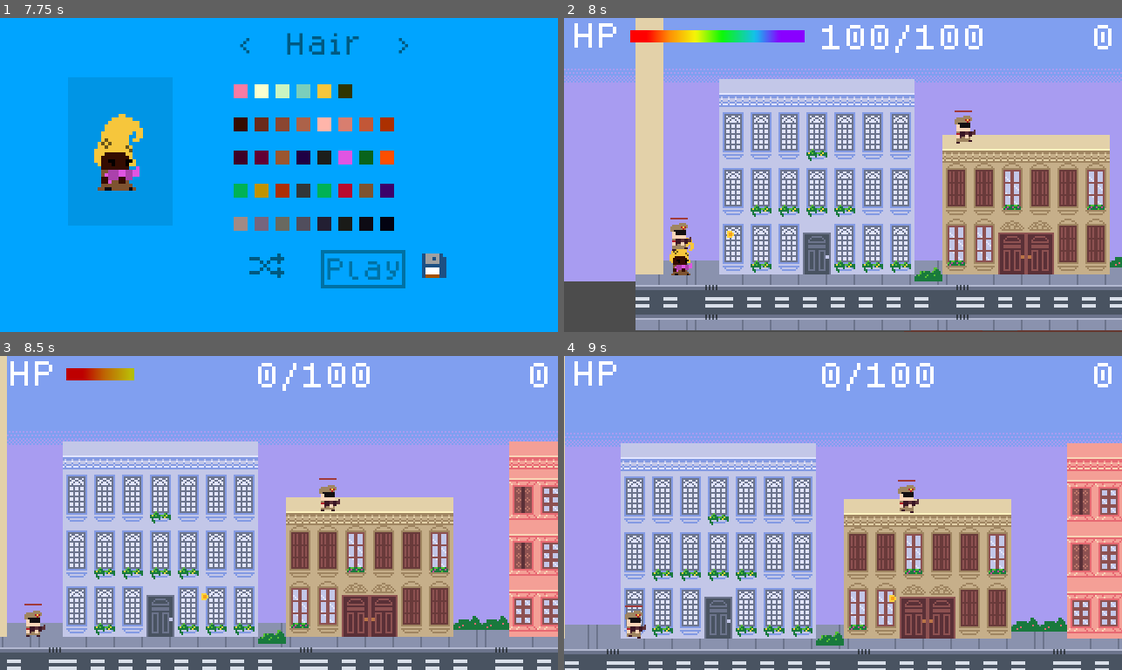
Above: before the commit, frames 1-4 (two rows, left to right).
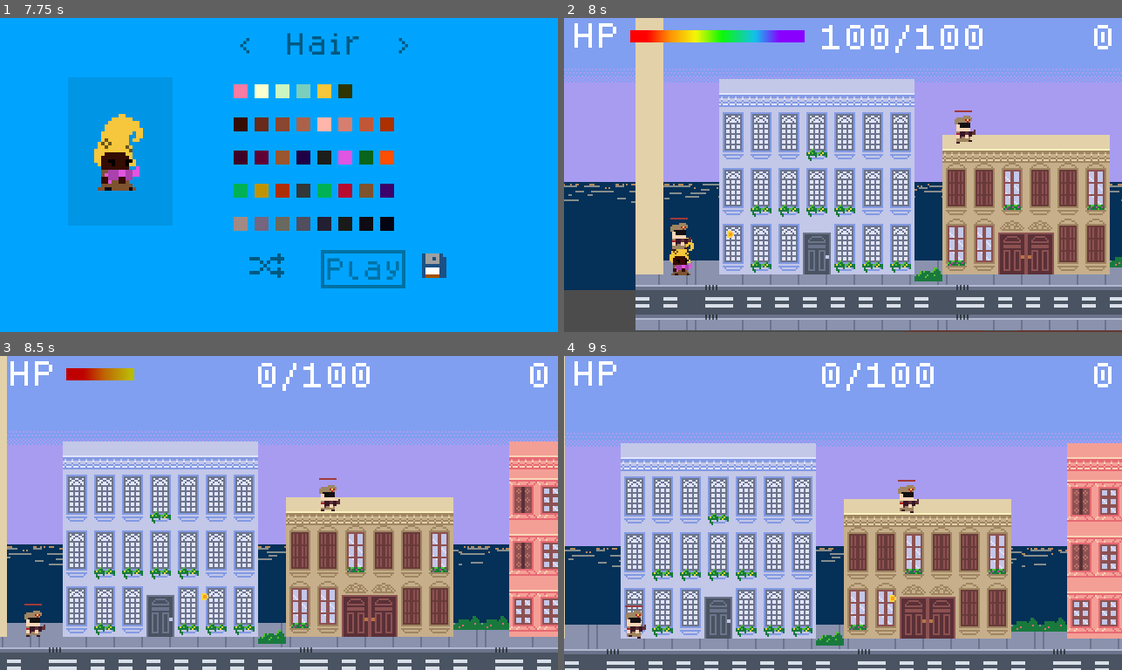
Above: after the commit, the same moments.

Repository: hamiltonromualdo/bring-ur-glam
Game: Godot game, scene res://src/UserInterface/TitleScreen.tscn
Same seed, same stepped clock (60 frames per second), same inputs: the game is played once before the commit and once after it. Sound files missing from this copy of the repository are replaced by a short silence.
Inputs (mouse positions are in pixels of both pictures, inside the frame that each line leads up to):
- Up to frame 1 (7.75 s): tap Enter at 0.5 s; move the mouse to (401, 159) at 0.52 s; hold Right (ui_right) 0.53-2.03 s; tap Space at 1.25 s; move the mouse to (167, 190) at 1.27 s; move the mouse to (334, 105) at 2.02 s; hold Left (ui_left) 2.03-2.78 s; move the mouse to (251, 237) at 2.77 s; hold Right (ui_right) 2.78-4.28 s; move the mouse to (446, 222) at 3.52 s; move the mouse to (111, 127) at 4.27 s; hold Left (ui_left) 4.28-5.03 s; move the mouse to (306, 175) at 5.02 s; hold Right (ui_right) 5.03-5.78 s; move the mouse to (195, 96) at 5.77 s; hold Left (ui_left) 5.78-6.5 s; click "Play" at 6.5 s; click "Play" at 7.25 s
- Up to frame 2 (8 s): no input
- Up to frame 3 (8.5 s): move the mouse to (401, 497) at 8.02 s; hold Left (ui_left) from 8.03 s (still down)
- Up to frame 4 (9 s): move the mouse to (731, 528) at 8.77 s; release Left (ui_left) at 8.78 s; hold Right (ui_right) from 8.78 s (still down)

Frame 1 is identical in both runs. In frame 2, 8.3% of the frame differs, in the area x 0-100%, y 52-87%; in frame 3, 6.0%; in frame 4, 6.2%.

Commit message:
Adjust Sea position

Diff:
--- a/bring_ur_glam/src/Levels/Playground.tscn
+++ b/bring_ur_glam/src/Levels/Playground.tscn
@@ -1839,7 +1839,7 @@
 [node name="Sea" type="ParallaxBackground" parent="."]
 
 [node name="ParallaxLayer" type="ParallaxLayer" parent="Sea"]
-position = Vector2( -696, -144 )
+position = Vector2( -1384, 139 )
 motion_scale = Vector2( 0.2, 1 )
 motion_mirroring = Vector2( 320, 0 )
 __meta__ = {
@@ -1894,13 +1894,13 @@
 [node name="AnimatedSprite" type="AnimatedSprite" parent="Decoration"]
 position = Vector2( -712, 171 )
 frames = SubResource( 7 )
-frame = 3
+frame = 2
 playing = true
 
 [node name="AnimatedSprite2" type="AnimatedSprite" parent="Decoration"]
 position = Vector2( 674, 170 )
 frames = SubResource( 7 )
-frame = 2
+frame = 1
 playing = true
 
 [node name="DecorationOffset-4" type="TileMap" parent="."]
